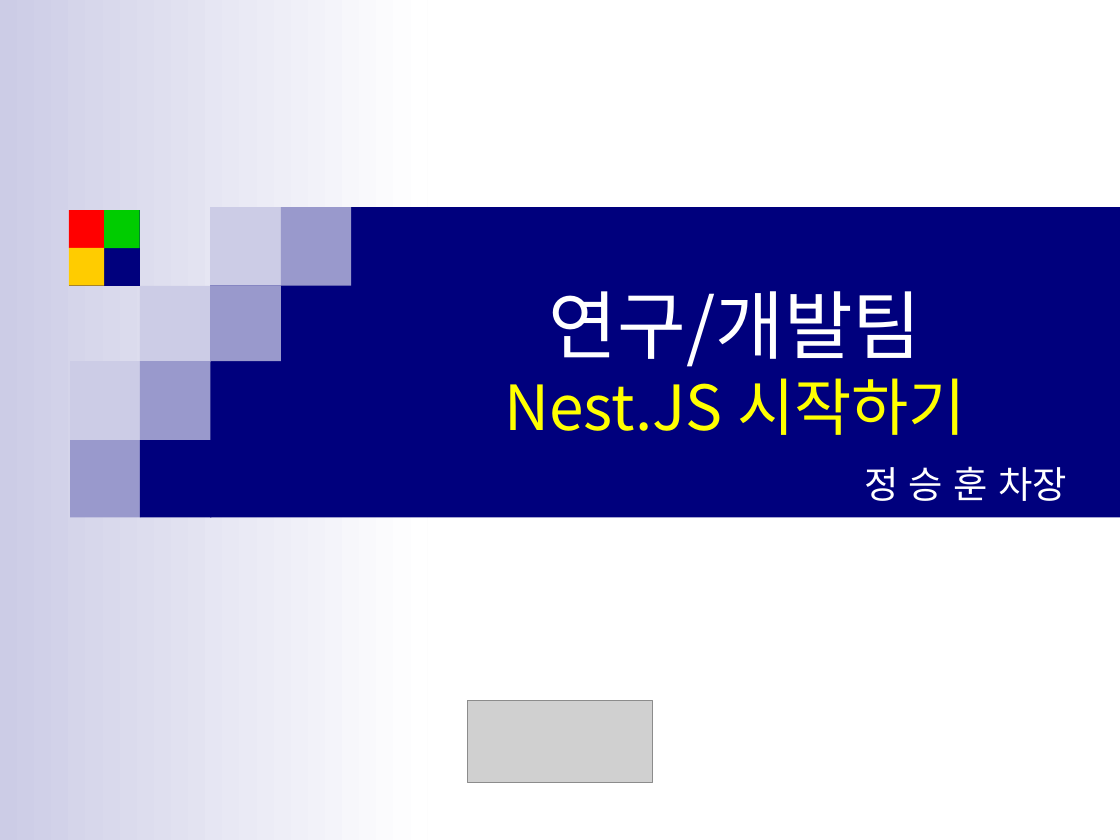
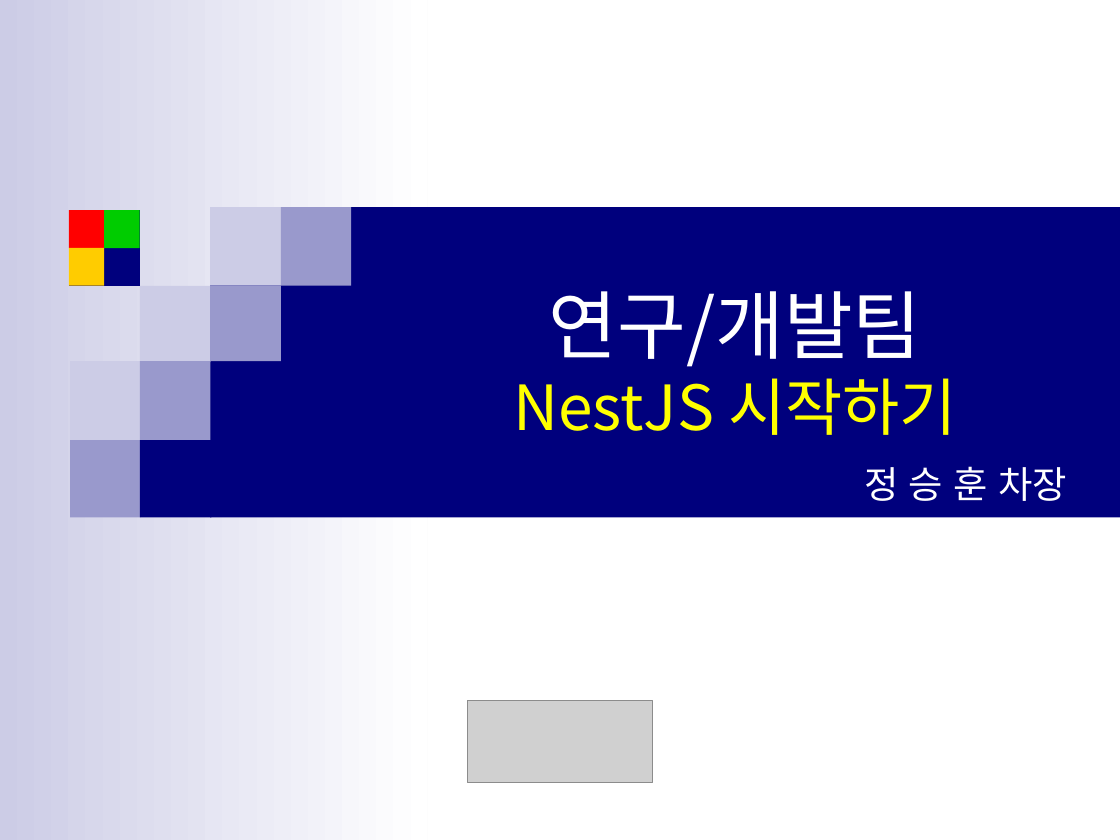
Before and after one commit to jsh-1235/Document, a slide deck: slide 1 of Back-End/NestJS/NestJS 시작하기.pptx. Drawn at 1120x840 pixels with LibreOffice and Linux fonts; fonts in the diff are those of the drawing; grey boxes stand for pictures. Boxes give left, top, right and bottom in pixels: in the first picture for what was removed or moved away, otherwise in the second. Text is boxed around its words. In the diff, an @@ line names an element or a change of style, - is before the commit and + after.

Commit message:
update

```diff
--- a/Back-End/NestJS/NestJS 시작하기.pptx
+++ b/Back-End/NestJS/NestJS 시작하기.pptx
@@ title at (513, 291, 957, 435): text changed @@
-연구/개발팀
-Nest.JS 시작하기
+연구/개발팀
+NestJS 시작하기
```
Also in this commit, not shown: 5 other slides changed.
